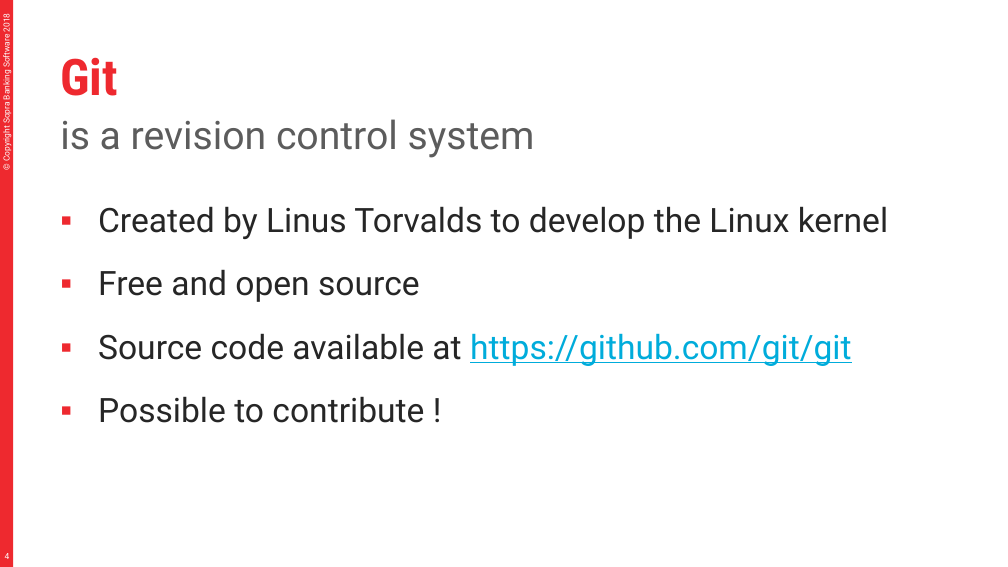
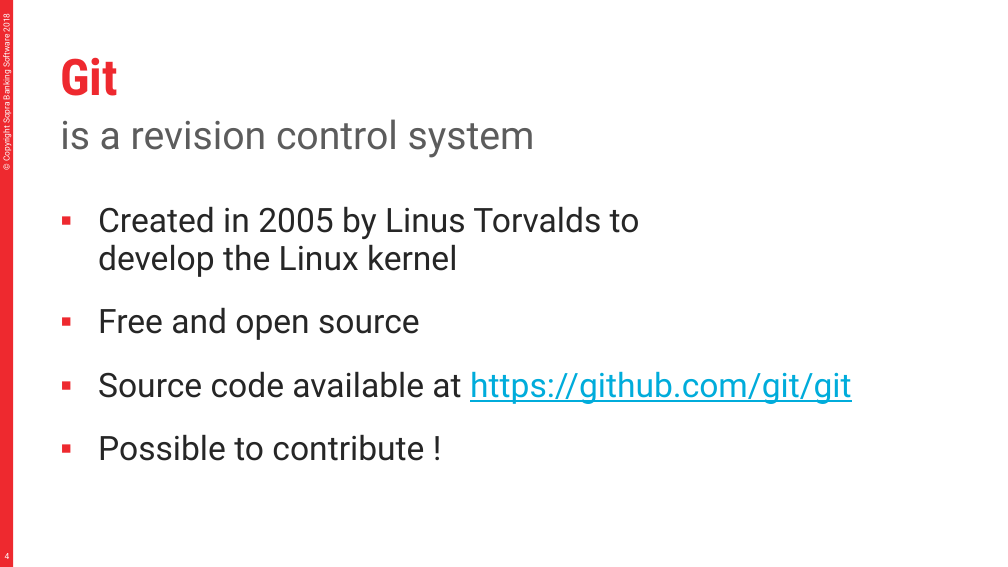
Before and after one commit to divesh979/murari, a slide deck: slide 4 of material/Git.pptx. Drawn at 1008x567 pixels with LibreOffice and Linux fonts; fonts in the diff are those of the drawing. Boxes give left, top, right and bottom in pixels: in the first picture for what was removed or moved away, otherwise in the second. Text is boxed around its words. In the diff, an @@ line names an element or a change of style, - is before the commit and + after.

```diff
--- a/material/Git.pptx
+++ b/material/Git.pptx
@@ text at bbox=[98, 206, 640, 277]: text changed @@
-▪ Created by Linus Torvalds to develop the Linux kernel
+▪ Created in 2005 by Linus Torvalds to develop the Linux kernel
```
Also in this commit, not shown: 13 other slides changed, 2 other files.
